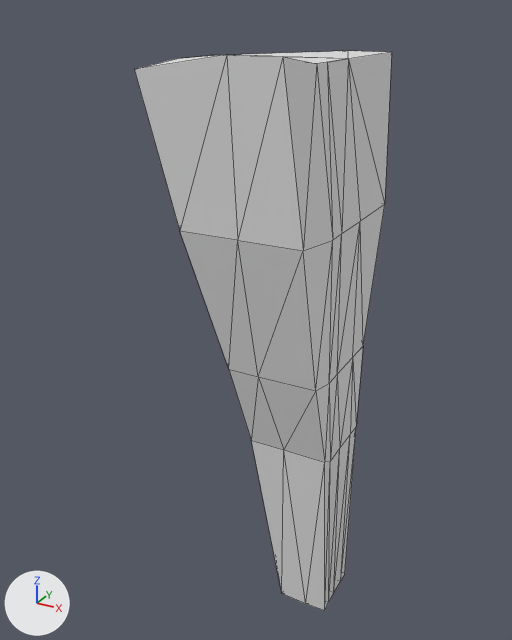
The OBJ model Resources/PlayerModel/LeftFoot.obj: old version first, new version second.
The view is the same before and after, from a camera (50 mm lens) standing at (0.997, -1.493, 0.099) and looking at (0.161, 0.027, -0.661). The lights are fixed; the arrows at lower left show +X, +Y and +Z. Mesh edges are drawn as thin lines. Materials are left out; every surface is plain grey. Where no turn or scale is listed for an object, it has been applied to the vertices.

Names of what the first picture shows: '体.001'.
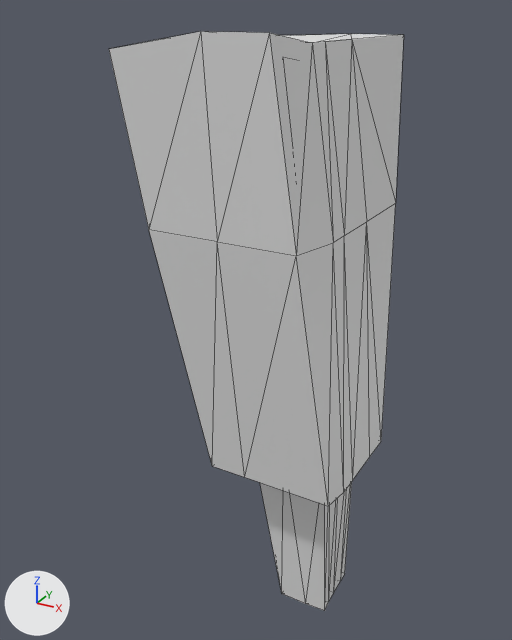
The edits, one by one:
Mesh me_体_004 is new.
It has 36 vertices, 58 faces and spans x 0.016..0.481, y -0.32..0.392, z -1.034..0.061.
Object '体.004' (ob_体_004) is new; it shows me_体_004.
Its location is (0.0, 0.0, 0.0).

Changed parts and their boxes [x1, y1, x2, y2] in the pictures (512 x 640 px):
'体.004', added
    after: [109, 31, 404, 506]
'体.001', unchanged, covered by the edit
    before: [135, 51, 392, 611]
    after: [260, 482, 352, 611]
